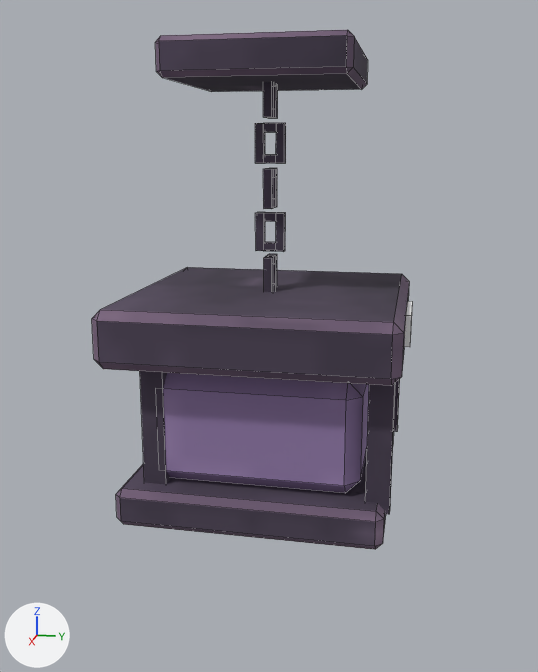
An edit to the OBJ model src/main/resources/assets/stonedew/models/block/catalog/uv_pendant.obj, drawn before and after from the same camera.
Before and after are seen from a 50 mm camera at (1.841, -0.235, 0.771) aimed at (0.509, -0.501, 0.438). The lights are fixed; the arrows at lower left show +X, +Y and +Z. The first picture is the older version. Mesh edges are drawn as thin lines. Where no turn or scale is listed for an object, it has been applied to the vertices.

Script lines for the objects in view, before the commit:
```python
me_model = bpy.data.meshes.new('model')
me_model.from_pydata(...)  # 312 vertices, 312 faces; spans x 0.25..0.75, y -0.759..-0.241, z 0.075..0.95
# faces by material slot: [162, 60, 26, 38, 26]
me_model.materials.append(mat_iron)  # picture img_iron
me_model.materials.append(mat_iron_light)  # picture img_iron_light
me_model.materials.append(mat_glass)  # picture img_glass
me_model.materials.append(mat_emission)  # its picture is missing
me_model.materials.append(mat_white_emission)  # picture img_glow_core
ob_model = bpy.data.objects.new('model', me_model)
ob_model.location = (0.0, 0.0, 0.0)
```
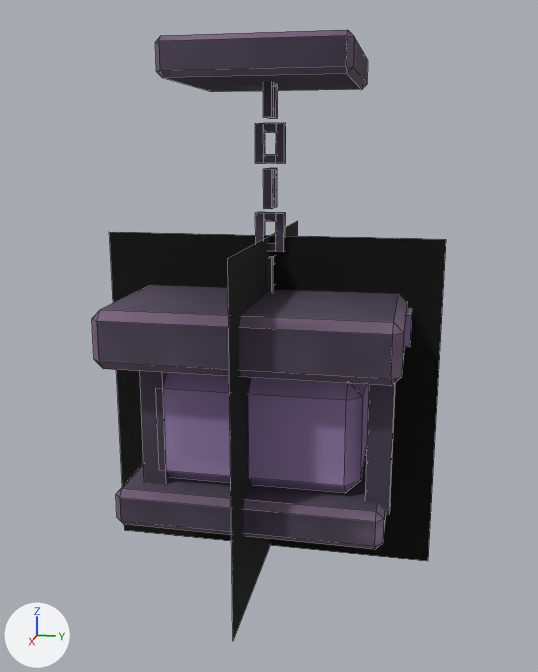
Patch to the scene script:
```diff
--- a/src/main/resources/assets/stonedew/models/block/catalog/uv_pendant.obj.py
+++ b/src/main/resources/assets/stonedew/models/block/catalog/uv_pendant.obj.py
@@ img_fixture_aura @@
+img_fixture_aura = load_image('fixture_aura', '../../../textures/block/fixture_aura.png', 64, 64, 'sRGB')
@@ mat_emission_aura @@
+mat_emission_aura = principled_material('emission_aura')
+mat_emission_aura.texture = img_fixture_aura
+mat_emission_aura.roughness = 1.0
@@ me_model @@
 # used by ob_model
 # verts and faces of me_model; kept vertices keep their numbers, new ones are numbered from 312
-me_model.from_pydata(...)  # 312 vertices, 312 faces; spans x 0.25..0.75, y -0.759..-0.241, z 0.075..0.95
+me_model.from_pydata(...)  # 320 vertices, 314 faces; spans x 0.188..0.812, y -0.812..-0.187, z 0.0..0.95
+# me_model part 1
+verts[312] = (0.188, -0.5, 0.0)
+verts[313] = (0.812, -0.5, 0.0)  # pixel (232, 641)
+verts[314] = (0.5, -0.812, 0.0)  # pixel (124, 530)
+for new, old in zip([315, 316, 317], [312, 313, 314]): verts[new] = verts[old] + (0.0, 0.0, 0.625)
+verts[318] = (0.5, -0.188, 0.0)  # pixel (428, 561)
+verts[319] = (0.5, -0.187, 0.625)  # pixel (446, 239)
+faces += [(312, 313, 316, 315), (314, 317, 319, 318)]  # mat_emission_aura (picture img_fixture_aura)
 me_model.materials.append(mat_iron)
@@ me_model @@
 me_model.materials.append(mat_white_emission)
+me_model.materials.append(mat_emission_aura)  # picture img_fixture_aura
```

What differs and where, as boxes [x1, y1, x2, y2] in the pictures (538 x 672 px):
'model', reshaped (11% wider, 17% taller): before [92, 30, 412, 550]; after [92, 30, 446, 640]
part 1 of me_model, added: after [109, 221, 446, 640]
